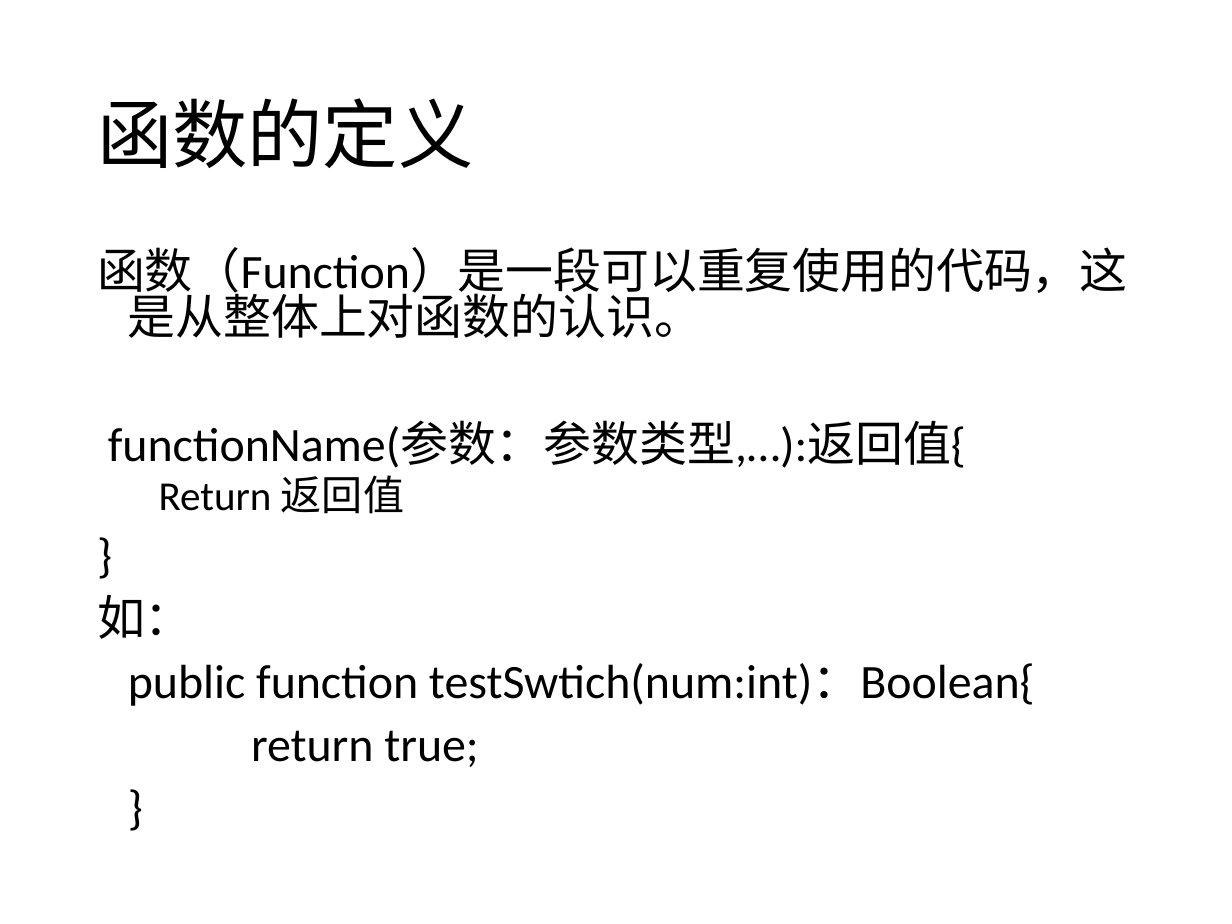
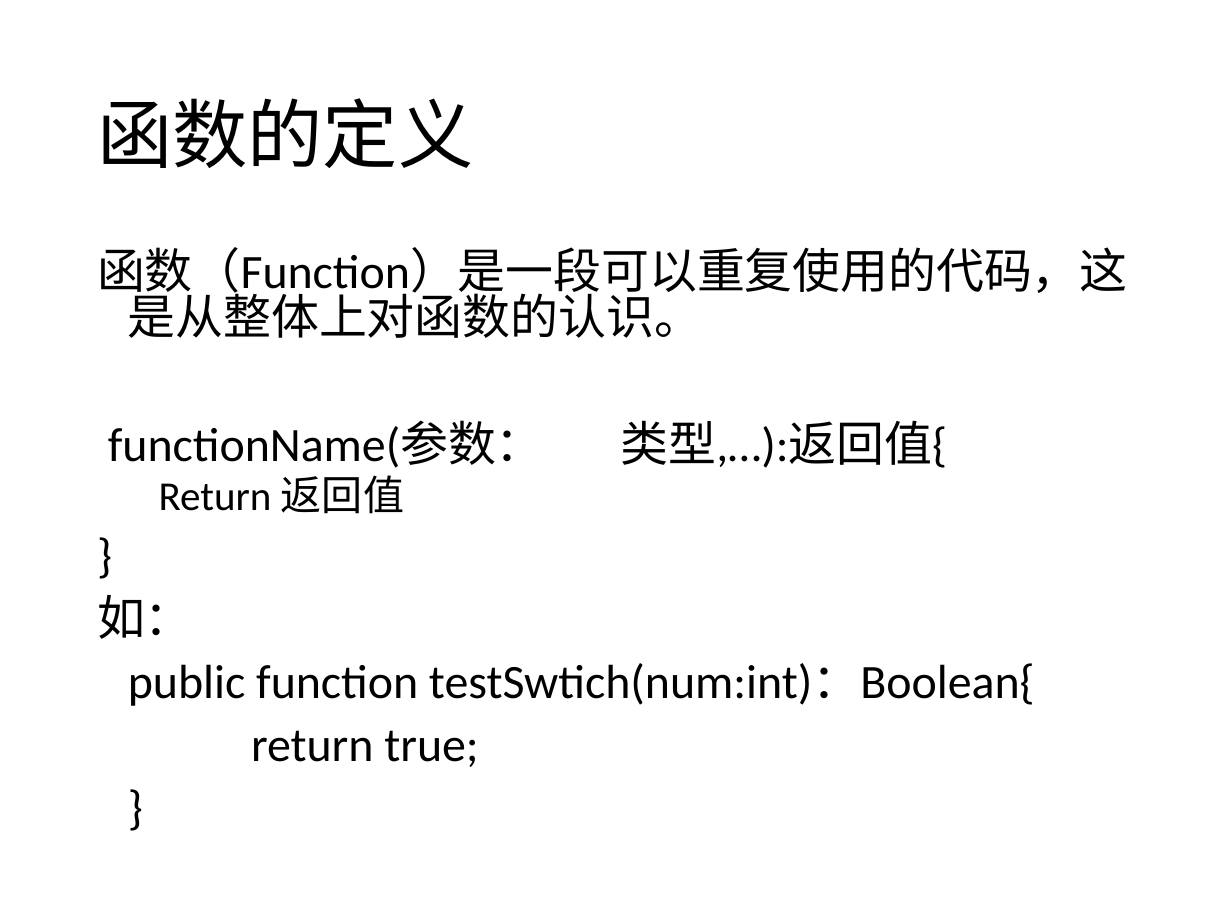
Before and after one commit to zhinan18/test, a slide deck: slide 9 of flash1.pptx. Drawn at 1232x924 pixels with LibreOffice and Linux fonts; fonts in the diff are those of the drawing. Boxes give left, top, right and bottom in pixels: in the first picture for what was removed or moved away, otherwise in the second. Text is boxed around its words. In the diff, an @@ line names an element or a change of style, - is before the commit and + after.

Commit message:
add pop function

```diff
--- a/flash1.pptx
+++ b/flash1.pptx
@@ text at [108, 421, 544, 514]: text changed @@
-functionName(参数：参数类型,…):返回值{
+functionName(参数： 类型,…):返回值{
```
Also in this commit, not shown: 1 other slide changed, 4 other files.
